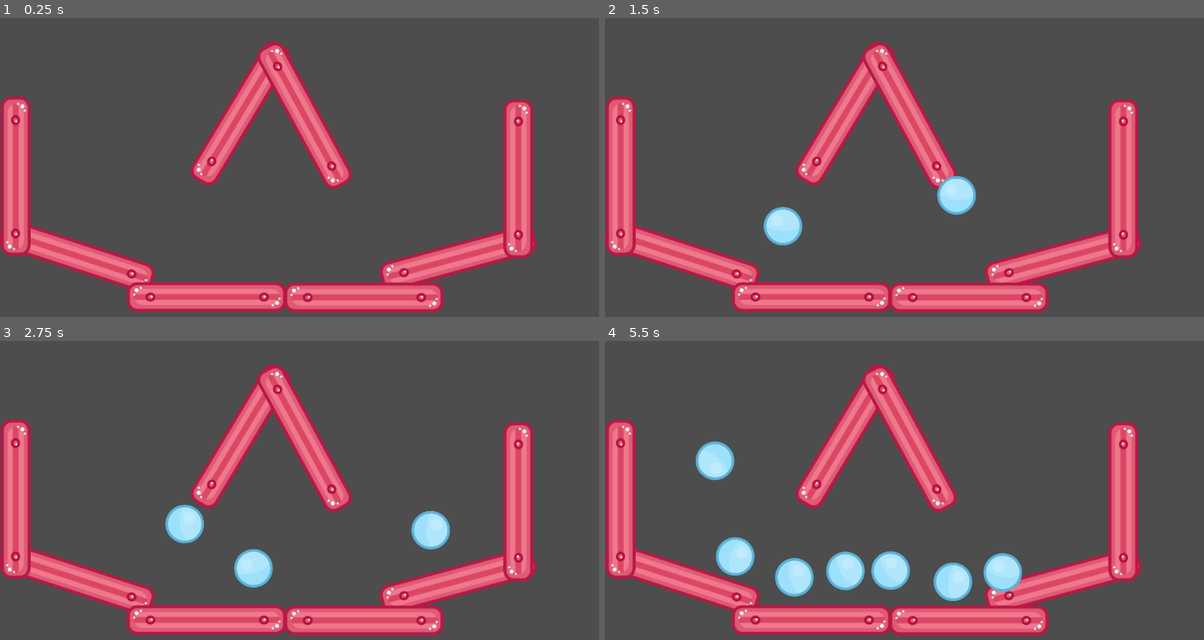
Above: before the commit, frames 1-4 (two rows, left to right).
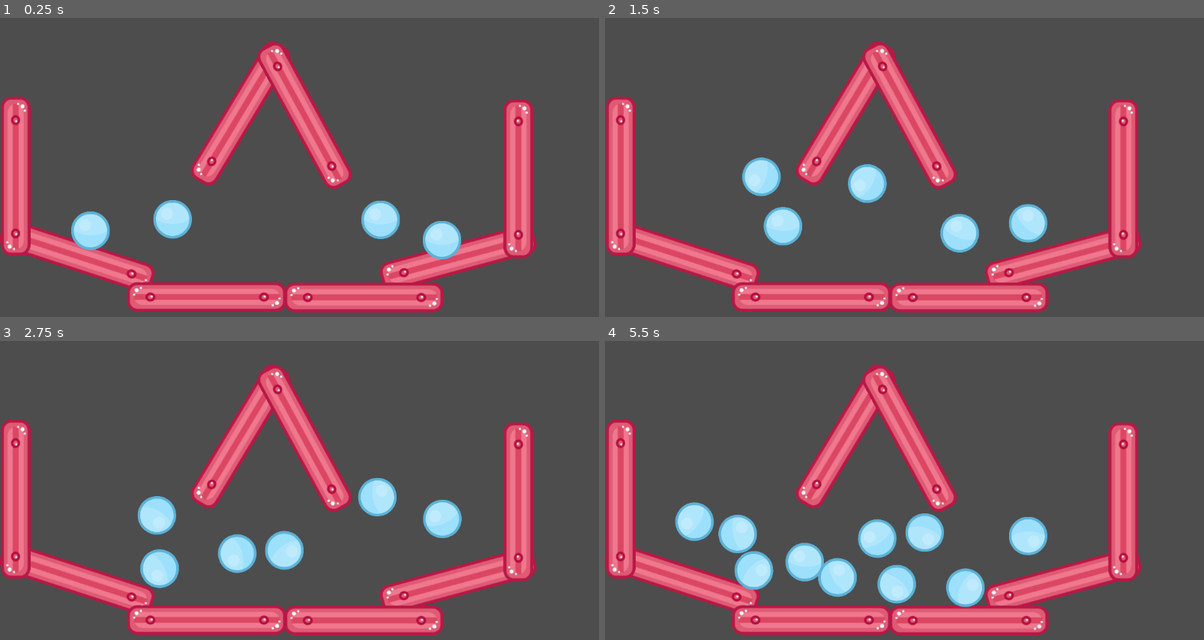
Above: after the commit, the same moments.

Repository: himanushi/godot-test
Game: Godot game, scene res://Main.tscn
Same seed, same stepped clock (60 frames per second), same inputs: the game is played once before the commit and once after it.
Inputs (mouse positions are in pixels of both pictures, inside the frame that each line leads up to):
- Up to frame 1 (0.25 s): no input
- Up to frame 2 (1.5 s): move the mouse to (1036, 152) at 0.52 s; press the mouse at (1036, 152) at 0.53 s; move the mouse to (784, 185) at 1.27 s; release the mouse at (784, 185) at 1.28 s; click (784, 185) at 1.35 s
- Up to frame 3 (2.75 s): move the mouse to (359, 418) at 2.02 s; press the mouse at (359, 418) at 2.03 s
- Up to frame 4 (5.5 s): move the mouse to (874, 559) at 2.77 s; release the mouse at (874, 559) at 2.78 s; click (874, 559) at 2.85 s; move the mouse to (1084, 541) at 3.52 s; press the mouse at (1084, 541) at 3.53 s; move the mouse to (724, 442) at 4.27 s; release the mouse at (724, 442) at 4.28 s; click (724, 442) at 4.35 s; move the mouse to (934, 493) at 5.02 s; press the mouse at (934, 493) at 5.03 s

The runs differ from the first frame. In frame 1, 2.7% of the frame differs, in the area x 11-77%, y 60-81%; in frame 2, 3.3%; in frame 3, 5.1%; in frame 4, 8.5%, in the area x 11-74%, y 33-89%.

Commit message:
fix: Main.tscn

Diff:
--- a/instancing_starter/Main.tscn
+++ b/instancing_starter/Main.tscn
@@ -1,8 +1,9 @@
-[gd_scene load_steps=13 format=3 uid="uid://bc04jgq832nvc"]
+[gd_scene load_steps=15 format=3 uid="uid://bc04jgq832nvc"]
 
-[ext_resource type="Script" path="res://Main.gd" id="1"]
+[ext_resource type="Script" uid="uid://dg6y7l7tfo6ap" path="res://Main.gd" id="1"]
 [ext_resource type="PackedScene" uid="uid://dm5jrnxmxnuof" path="res://Ball.tscn" id="2"]
 [ext_resource type="Texture2D" uid="uid://dkq1swbmmxmbq" path="res://assets/Bouncy Platform Long.png" id="3"]
+[ext_resource type="Texture2D" uid="uid://dv6rx85s1gy3i" path="res://assets/ballBlue_10.png" id="4_cm0pq"]
 
 [sub_resource type="PhysicsMaterial" id="1"]
 bounce = 0.5
@@ -31,6 +32,9 @@
 
 [sub_resource type="PhysicsMaterial" id="9"]
 bounce = 0.5
+
+[sub_resource type="CircleShape2D" id="CircleShape2D_fos0i"]
+radius = 37.1452
 
 [node name="Main" type="Node"]
 script = ExtResource("1")
@@ -131,3 +135,43 @@
 [node name="CollisionShape2D" type="CollisionShape2D" parent="WallContainer/Wall6"]
 rotation = 1.5708
 shape = SubResource("2")
+
+[node name="Ball" parent="." instance=ExtResource("2")]
+position = Vector2(332, 137)
+
+[node name="Sprite2D" type="Sprite2D" parent="Ball"]
+scale = Vector2(0.5, 0.5)
+texture = ExtResource("4_cm0pq")
+
+[node name="CollisionShape2D" type="CollisionShape2D" parent="Ball"]
+shape = SubResource("CircleShape2D_fos0i")
+
+[node name="Ball2" parent="." instance=ExtResource("2")]
+position = Vector2(174, 159)
+
+[node name="@Sprite2D@28199" type="Sprite2D" parent="Ball2"]
+scale = Vector2(0.5, 0.5)
+texture = ExtResource("4_cm0pq")
+
+[node name="@CollisionShape2D@28200" type="CollisionShape2D" parent="Ball2"]
+shape = SubResource("CircleShape2D_fos0i")
+
+[node name="Ball3" parent="." instance=ExtResource("2")]
+position = Vector2(732, 138)
+
+[node name="_Sprite2D_28199" type="Sprite2D" parent="Ball3"]
+scale = Vector2(0.5, 0.5)
+texture = ExtResource("4_cm0pq")
+
+[node name="_CollisionShape2D_28200" type="CollisionShape2D" parent="Ball3"]
+shape = SubResource("CircleShape2D_fos0i")
+
+[node name="Ball4" parent="." instance=ExtResource("2")]
+position = Vector2(850, 177)
+
+[node name="_Sprite2D_28199" type="Sprite2D" parent="Ball4"]
+scale = Vector2(0.5, 0.5)
+texture = ExtResource("4_cm0pq")
+
+[node name="_CollisionShape2D_28200" type="CollisionShape2D" parent="Ball4"]
+shape = SubResource("CircleShape2D_fos0i")
